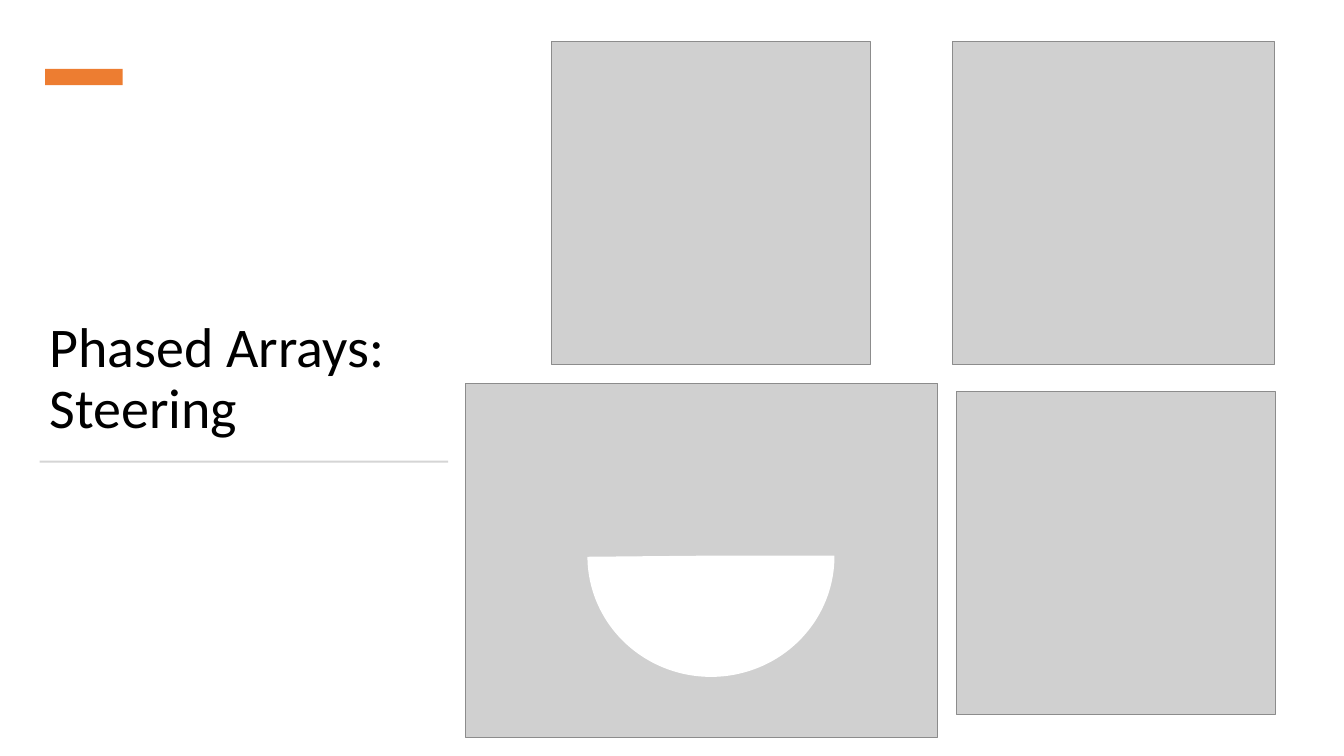
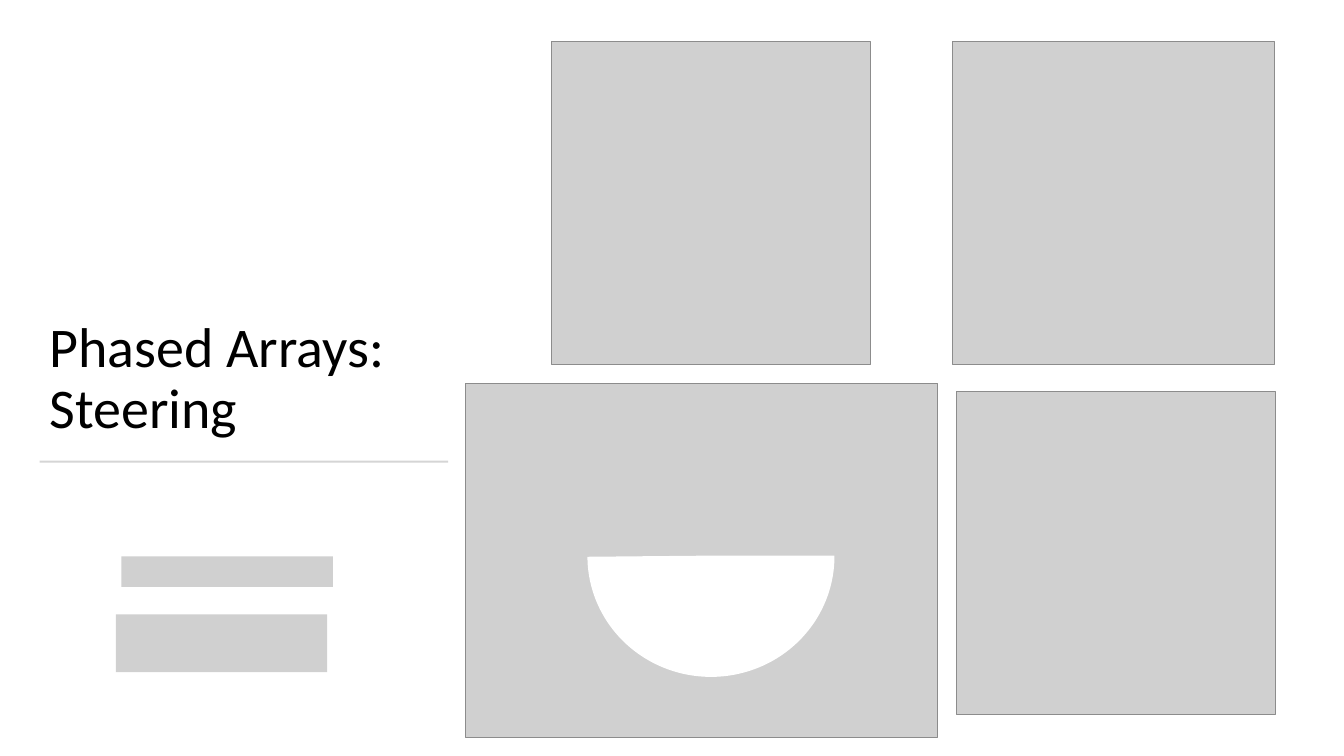
Before and after one commit to WaltDeyzel/thesis-2021, a slide deck: slide 12 of Oral presentation/Grating Lobes.pptx. Drawn at 1344x756 pixels with LibreOffice and Linux fonts; fonts in the diff are those of the drawing; grey boxes stand for pictures. Boxes give left, top, right and bottom in pixels: in the first picture for what was removed or moved away, otherwise in the second. Text is boxed around its words. In the diff, an @@ line names an element or a change of style, - is before the commit and + after.

```diff
--- a/Oral presentation/Grating Lobes.pptx
+++ b/Oral presentation/Grating Lobes.pptx
@@ rectangle at (27, 49, 158, 127): fill #ED7D31 to #FFFFFF; outline none to #FFFFFF 1 pt; rotation 90 to 0 degrees @@
@@ picture added at (121, 557, 333, 587) @@
@@ picture added at (116, 615, 328, 673) @@
```
Also in this commit, not shown: 11 other slides changed, 5 other files.
